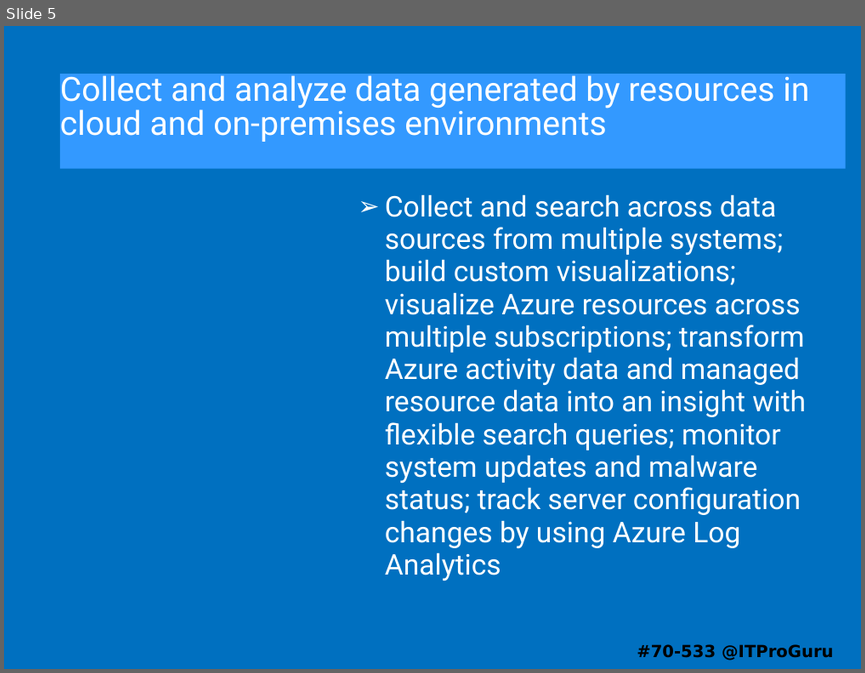
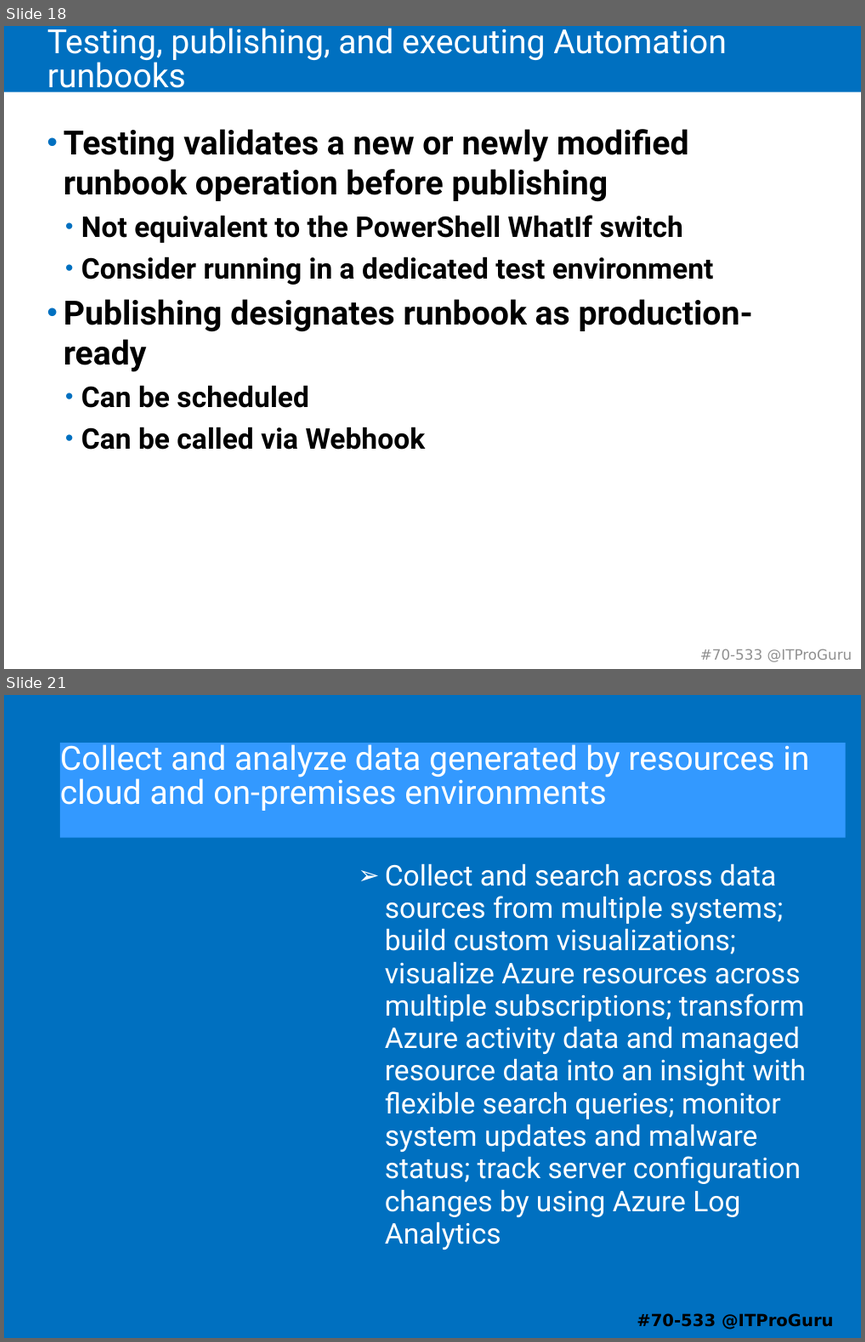
Before and after one commit to guruskill/70-533, a slide deck: 70-533-07-Operations.pptx. Shown one above the other, each under a label of ours: slide 5 before the commit, slides 18 and 21 after it; the slides between them are not shown. The pictures are 865x673 and 865x1342 pixels, drawn with LibreOffice and Linux fonts; fonts in the diff are those of the drawing. Boxes give left, top, right and bottom in pixels: in the first picture for what was removed or moved away, otherwise in the second. Text is boxed around its words. In the diff, an @@ line names an element or a change of style, - is before the commit and + after.

```diff
--- a/70-533-07-Operations.pptx
+++ b/70-533-07-Operations.pptx
@@ slide 18 added at (4,26,861,669), background #FFFFFF @@
@@ rectangle added at (4,26,861,92), fill #0070C0 @@
@@ title added at (47,28,726,97), 28 pt, text #FFFFFF @@
+Testing, publishing, and executing Automation runbooks
@@ text added at (64,129,753,449), 24 pt, text #000000, bold @@
+• Testing validates a new or newly modified runbook operation before publishing
+  • Not equivalent to the PowerShell WhatIf switch
+  • Consider running in a dedicated test environment
+• Publishing designates runbook as production-ready
+  • Can be scheduled
+  • Can be called via Webhook
@@ text added at (700,648,852,662), 12 pt, text #909090 @@
+#70-533 @ITProGuru
@@ what was slide 5 is now slide 21 @@
```
Also in this commit, not shown: 25 other slides added, 5 slides removed, 8 other files.
